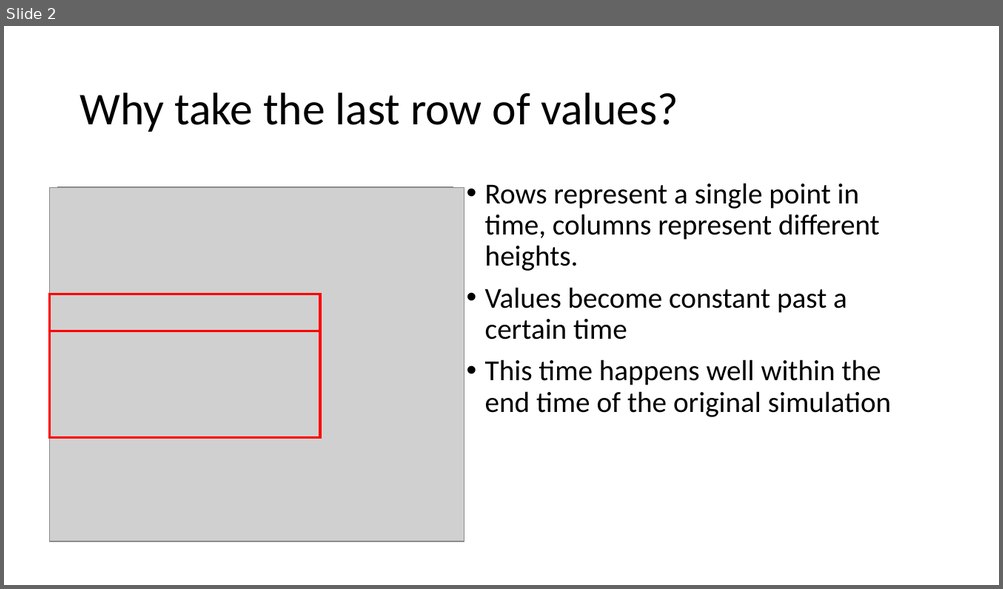
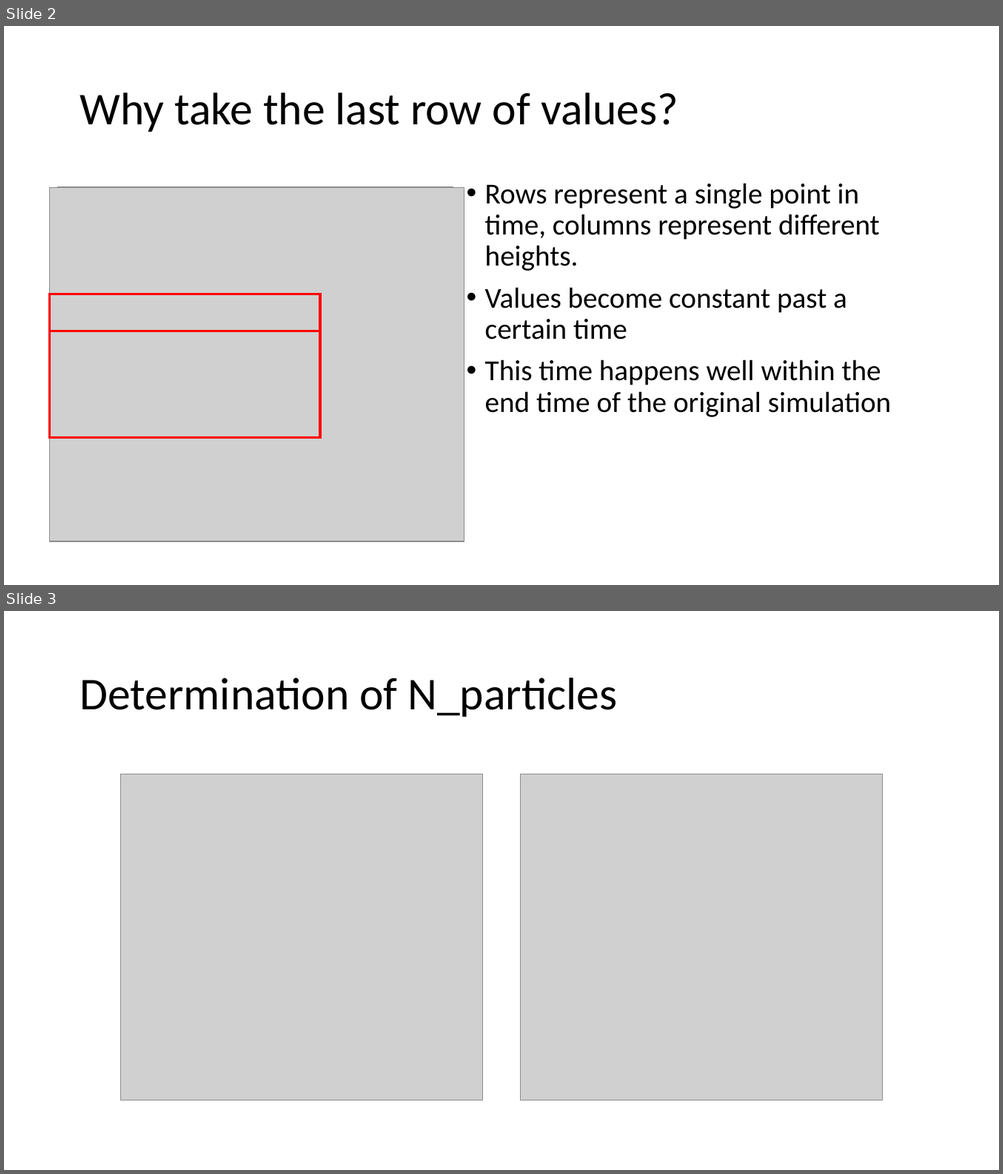
Before and after one commit to sowmyacodes/Turbulent_Flows_2, a slide deck: Explanation.pptx. Shown one above the other, each under a label of ours: slide 2 before the commit, slides 2 and 3 after it. The pictures are 1003x589 and 1003x1174 pixels, drawn with LibreOffice and Linux fonts; fonts in the diff are those of the drawing; grey boxes stand for pictures; background and template pictures are left out. Boxes give left, top, right and bottom in pixels: in the first picture for what was removed or moved away, otherwise in the second. Text is boxed around its words. In the diff, an @@ line names an element or a change of style, - is before the commit and + after.

```diff
--- a/Explanation.pptx
+++ b/Explanation.pptx
@@ slide 3 added at (x1=4, y1=611, x2=999, y2=1170), background #FFFFFF @@
@@ title added at (x1=79, y1=678, x2=617, y2=717), 44 pt, text #000000 @@
+Determination of N_particles
@@ picture added at (x1=120, y1=775, x2=482, y2=1100) @@
@@ picture added at (x1=521, y1=775, x2=882, y2=1100) @@
```
Also in this commit, not shown: 1 other slide added, 1 slide removed, 2 other files.
